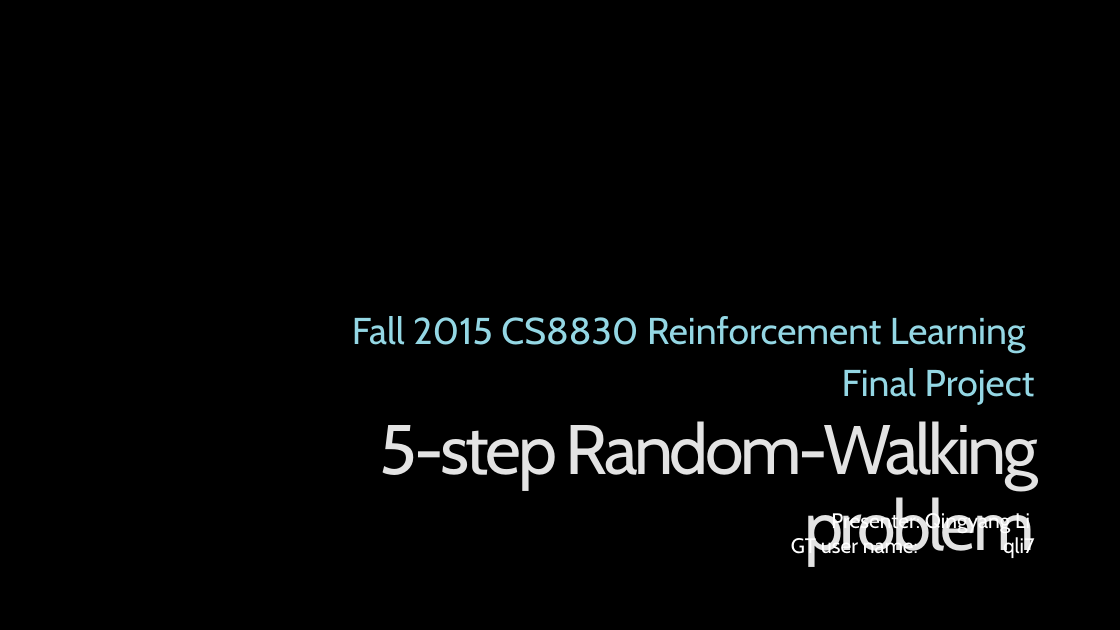
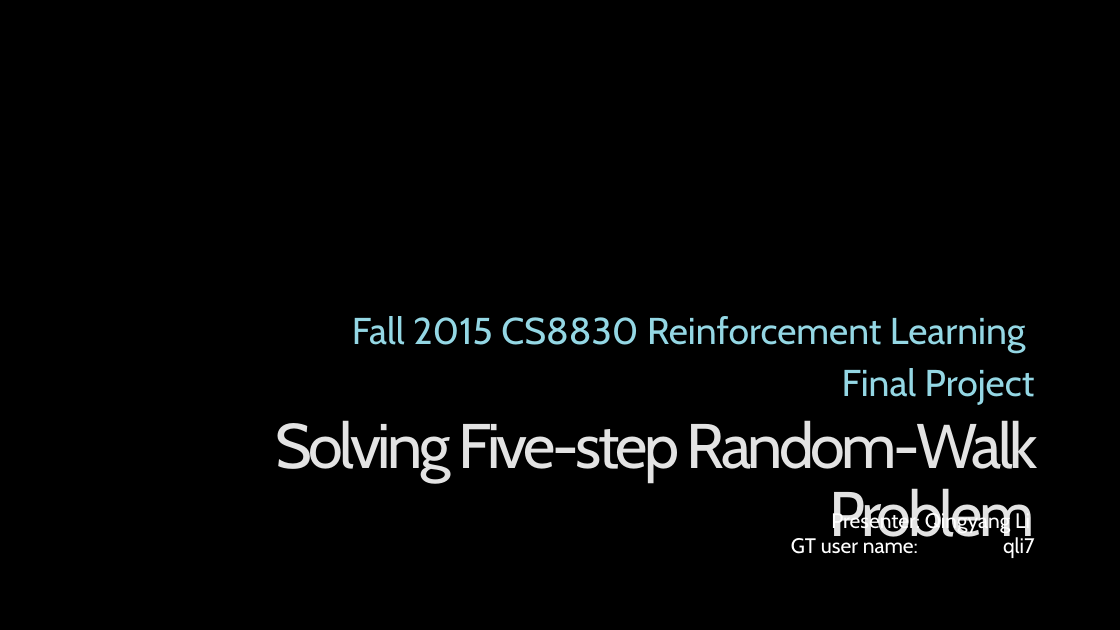
Before and after one commit to conge/RLFinalProject, a slide deck: slide 1 of finalProject_RL_8803_fall2015.pptx. Drawn at 1120x630 pixels with LibreOffice and Linux fonts; fonts in the diff are those of the drawing; background and template pictures are left out. Boxes give left, top, right and bottom in pixels: in the first picture for what was removed or moved away, otherwise in the second. Text is boxed around its words. In the diff, an @@ line names an element or a change of style, - is before the commit and + after.

```diff
--- a/finalProject_RL_8803_fall2015.pptx
+++ b/finalProject_RL_8803_fall2015.pptx
@@ title at box(275, 420, 1038, 551): text changed; size 60 to 54 pt @@
-5-step Random-Walking problem
+Solving Five-step Random-Walk Problem
```
Also in this commit, not shown: 1 other slide changed, 7 slides added, 3 slides removed, 1 other file.
